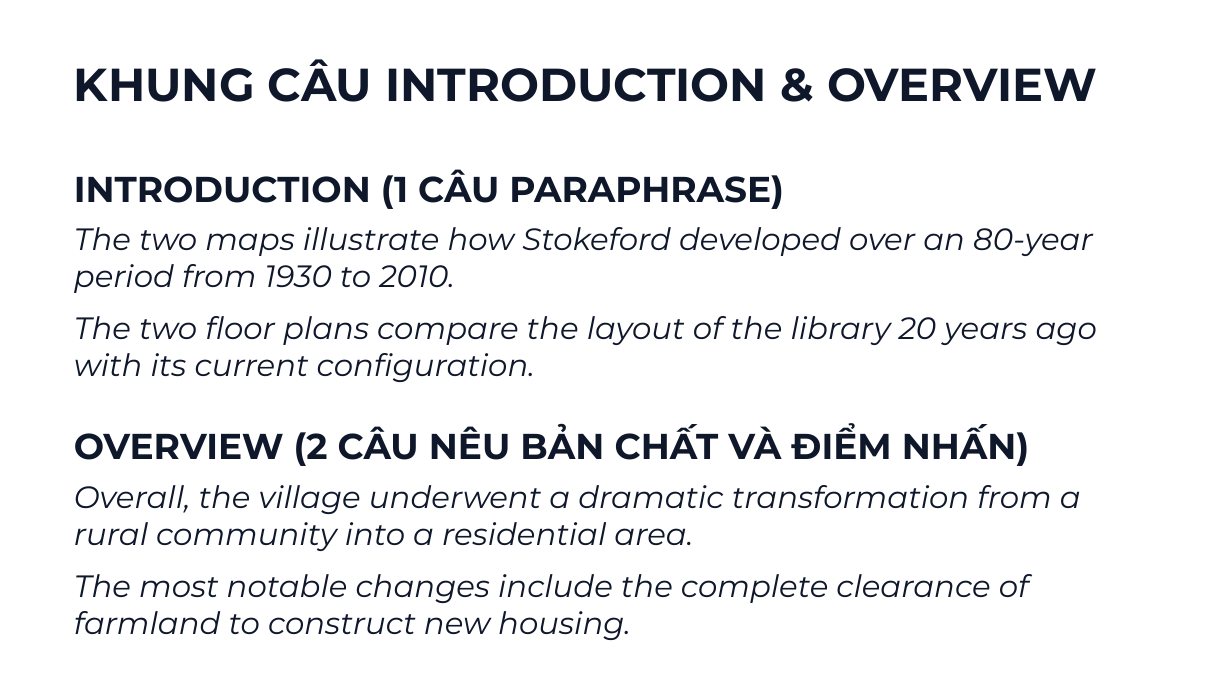
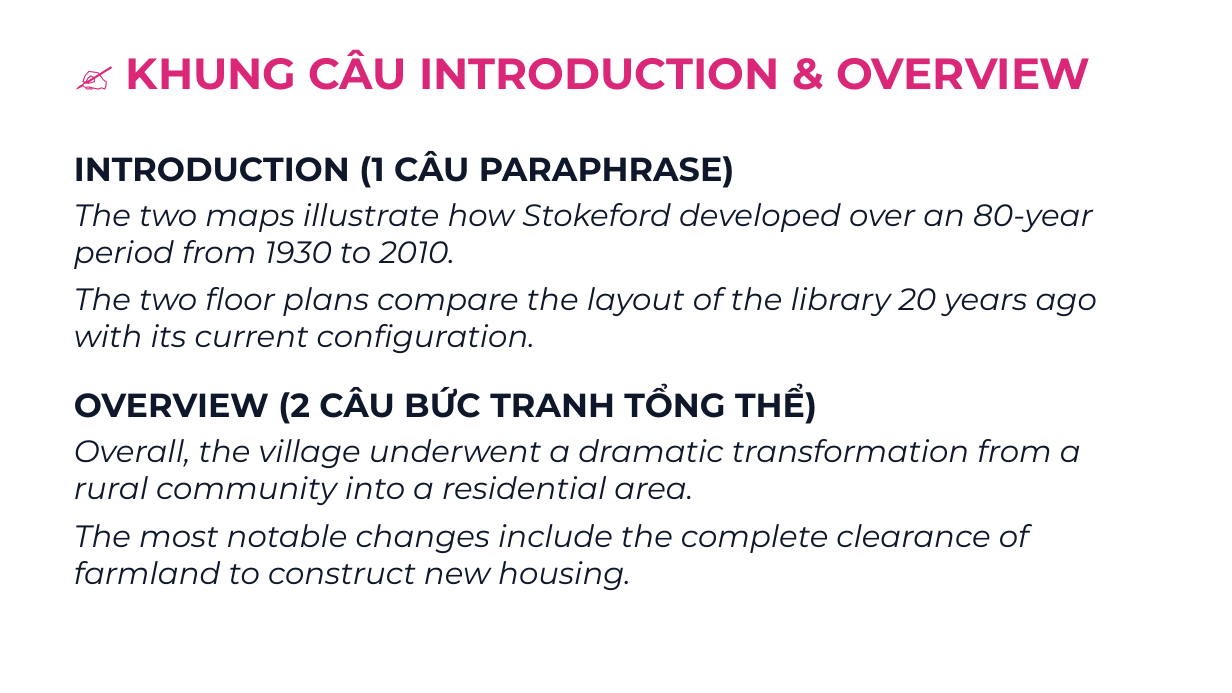
Before and after one commit to snowflake-vibing/KnowledgeLibrary, a slide deck: slide 4 of IELTS/07_YouTube_Studio/01_Slides_Writing_Task1_Map.pptx. Drawn at 1232x693 pixels with LibreOffice and Linux fonts; fonts in the diff are those of the drawing. Boxes give left, top, right and bottom in pixels: in the first picture for what was removed or moved away, otherwise in the second. Text is boxed around its words. In the diff, an @@ line names an element or a change of style, - is before the commit and + after.

Commit message:
docs(rules): update slide rules with heading emoji, 1 accent color per slide, and zero-overflow layout

```diff
--- a/IELTS/07_YouTube_Studio/01_Slides_Writing_Task1_Map.pptx
+++ b/IELTS/07_YouTube_Studio/01_Slides_Writing_Task1_Map.pptx
@@ text at (126,49,1091,90): text changed; size 36 to 34 pt; text colour #0F172A to #DB2777 @@
-KHUNG CÂU INTRODUCTION & OVERVIEW
+✍️ KHUNG CÂU INTRODUCTION & OVERVIEW
@@ text "INTRODUCTION (1 CÂU PARAPHRASE)": place and size @@
-text "INTRODUCTION (1 CÂU PARAPHRASE)" at (74,169,1097,640)
+text "INTRODUCTION (1 CÂU PARAPHRASE)" at (74,151,1097,590)
@@ text at (74,151,1097,505): size 28 to 26 pt in "INTRODUCTION (1 CÂU PARAPHRASE)"; less space between paragraphs @@
@@ text at (74,385,817,424): text changed; size 28 to 26 pt @@
-OVERVIEW (2 CÂU NÊU BẢN CHẤT VÀ ĐIỂM NHẤN)
+OVERVIEW (2 CÂU BỨC TRANH TỔNG THỂ)
```
Also in this commit, not shown: 10 other slides changed, 2 other files.
